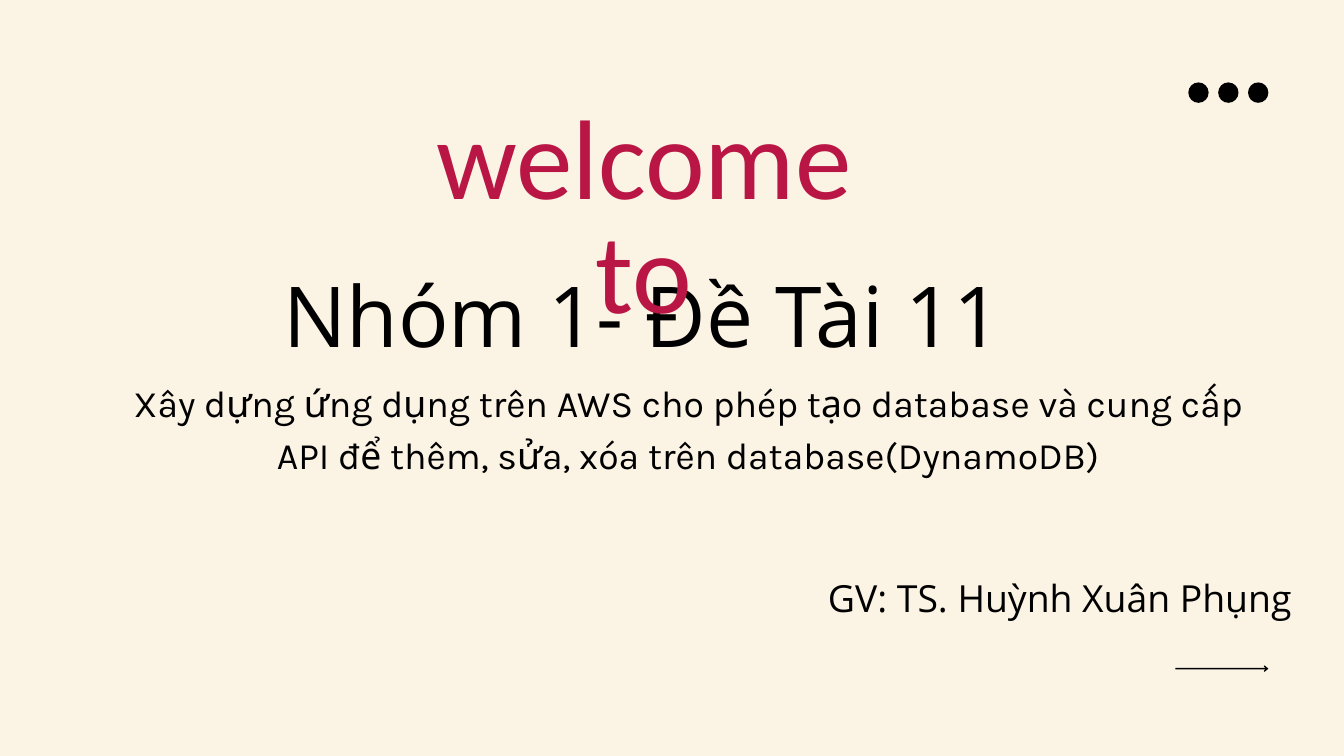
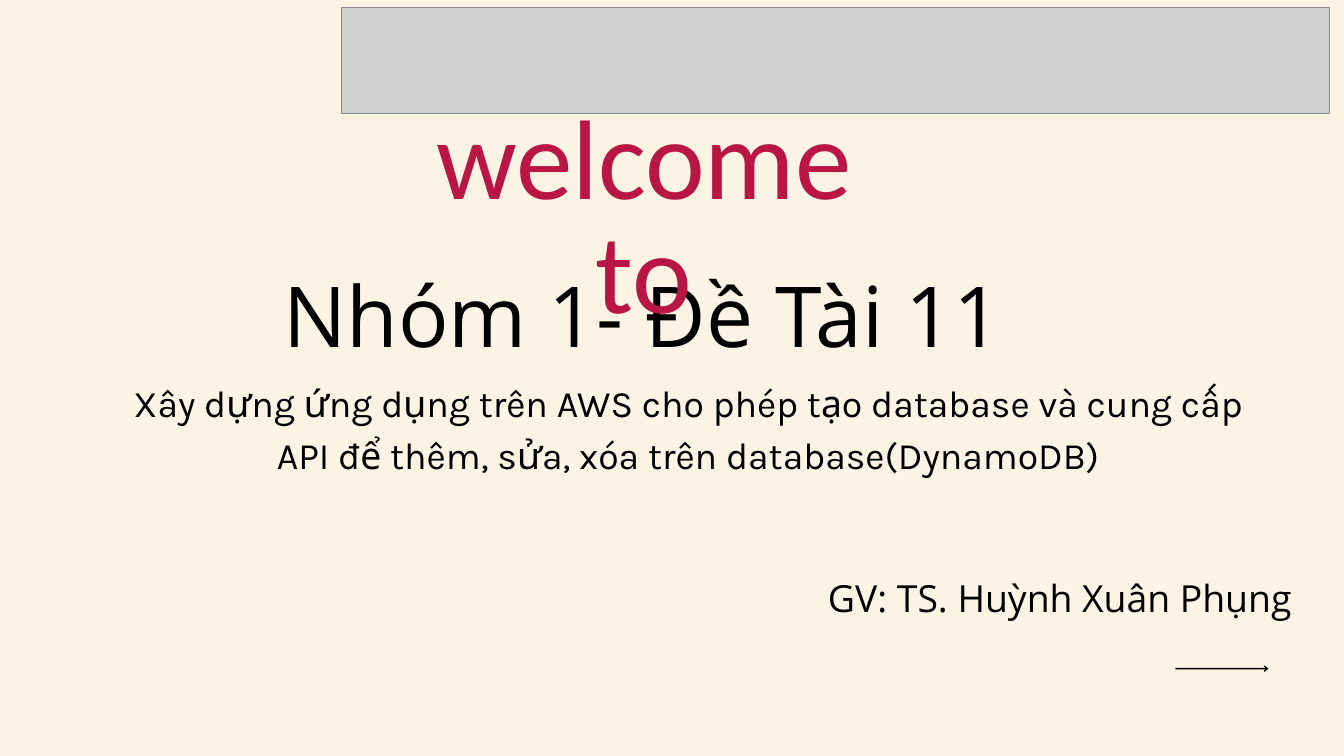
Before and after one commit to trungnguyenhuynhminh46/ProjectDetai11Nhom1v2, a slide deck: slide 1 of Report-Nhom1DeTai11.pptx. Drawn at 1344x756 pixels with LibreOffice and Linux fonts; fonts in the diff are those of the drawing; grey boxes stand for pictures. Boxes give left, top, right and bottom in pixels: in the first picture for what was removed or moved away, otherwise in the second. Text is boxed around its words. In the diff, an @@ line names an element or a change of style, - is before the commit and + after.

```diff
--- a/Report-Nhom1DeTai11.pptx
+++ b/Report-Nhom1DeTai11.pptx
@@ picture added at (341, 7, 1329, 113) @@
@@ freeform shape removed at (1188, 83, 1208, 103) @@
@@ freeform shape removed at (1218, 83, 1238, 103) @@
@@ freeform shape removed at (1248, 83, 1268, 103) @@
```
Also in this commit, not shown: 1 other file.
